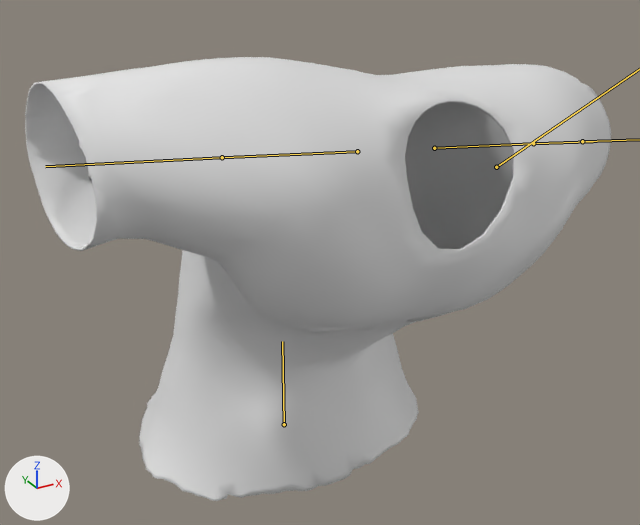
A saved change to the glTF model GameEngine/Assets/FPS/Model/FPSCharacterShirt.gltf.
The view is the same before and after, from a 50 mm camera at (-0.613, -1.207, 2.399) aimed at (0.039, -0.022, 1.807). The lights are fixed; the arrows at lower left show +X, +Y and +Z. The older version comes first. Both versions are drawn at frame 48 of the action 'LookDown'; the numbers are the values there. The bones that change are drawn over the model as lines.

In view in the first picture: 'Shirt'.
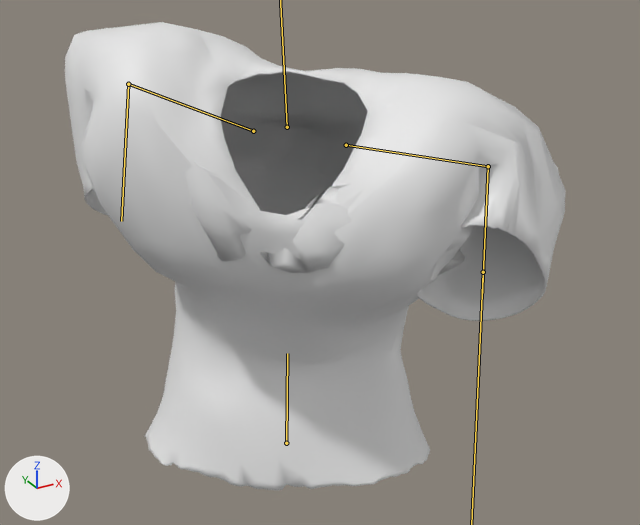
What the commit changed:
Bone 'c_root_master.x' (bone_c_root_master_x) moves from (0.0, 0.0, 0.0) to (0.0, -0.04, 0.0).
Bone 'c_root_master.x' (bone_c_root_master_x) turns from (0, 0, 0) to (-14, -40, 2) degrees about its own x, y and z.
Bone 'c_shoulder.r' (bone_c_shoulder_r) turns from (0, 0, 0) to (2, 41, -11) degrees about its own x, y and z.
Bone 'arm_twist.r' (bone_arm_twist_r) turns from (0, 0, 0) to (-65, -39, -46) degrees about its own x, y and z.
Bone 'c_shoulder.l' (bone_c_shoulder_l) turns from (0, 0, 0) to (5, -37, -6) degrees about its own x, y and z.
Bone 'arm_twist.l' (bone_arm_twist_l) turns from (0, 0, 0) to (-79, 7, 8) degrees about its own x, y and z.
Bone 'head_scale_fix.x' (bone_head_scale_fix_x) moves from (0.09, -0.21, 0.38) to (-0.12, -0.17, 0.21).
Bone 'head_scale_fix.x' (bone_head_scale_fix_x) turns from (49, 5, -7) to (38, -31, -2) degrees about its own x, y and z.
Bone 'arm_stretch.l' (bone_arm_stretch_l) moves from (0.05, 0.06, -0.25) to (0.02, -0.33, -0.5).
Bone 'arm_stretch.l' (bone_arm_stretch_l) turns from (16, 47, 17) to (-119, -8, -55) degrees about its own x, y and z.

Boxes (x1, y1, x2, y2) around the edits, measured in the pictures (640 x 525 px):
'Shirt', posed (15% narrower)
    before: (25, 57, 611, 501)
    after: (65, 22, 565, 490)
bone 'c_root_master.x', root to tip
    before: (284, 424) to (282, 341)
    after: (286, 443) to (287, 353)
bone 'c_shoulder.r', root to tip
    before: (357, 151) to (222, 157)
    after: (253, 131) to (128, 84)
bone 'arm_twist.r', root to tip
    before: (222, 157) to (45, 166)
    after: (128, 84) to (121, 221)
bone 'c_shoulder.l', root to tip
    before: (434, 148) to (533, 143)
    after: (346, 145) to (488, 166)
bone 'arm_twist.l', root to tip
    before: (533, 143) to (593, 141)
    after: (488, 166) to (482, 299)
